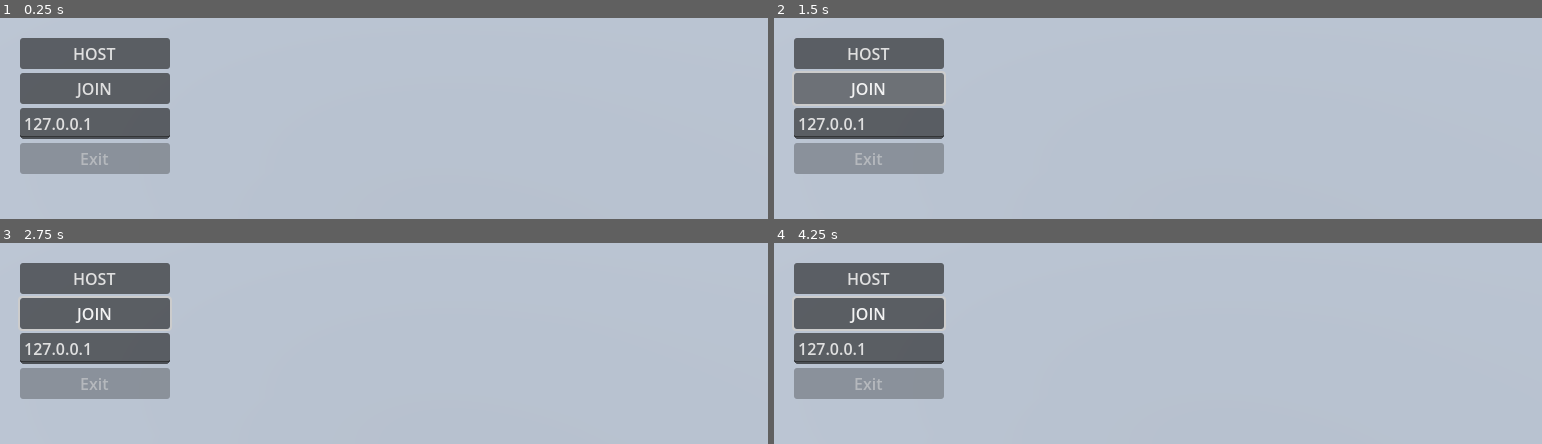
Above: before the commit, frames 1-4 (two rows, left to right).
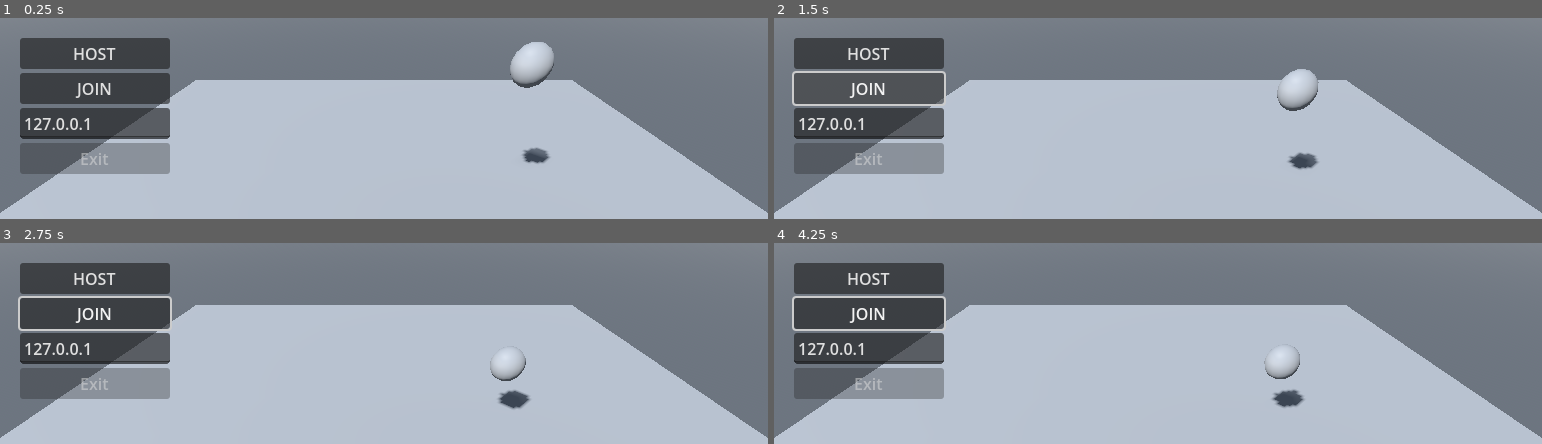
Above: after the commit, the same moments.

Repository: LeonStansfield/Basic-Godot-Multiplayer-Framework
Game: Godot game, scene res://Scenes/main.tscn
Same seed, same stepped clock (60 frames per second), same inputs: the game is played once before the commit and once after it.
Inputs (mouse positions are in pixels of both pictures, inside the frame that each line leads up to):
- Up to frame 1 (0.25 s): no input
- Up to frame 2 (1.5 s): click "HOST" at 0.5 s; click "JOIN" at 1.25 s
- Up to frame 3 (2.75 s): move the mouse to (552, 437) at 2.02 s; press the mouse at (552, 437) at 2.03 s; hold D (move_right) from 2.03 s (still down); right-click (552, 437) at 2.3 s
- Up to frame 4 (4.25 s): move the mouse to (outside the picture) at 2.77 s; release D (move_right) at 2.78 s; release the mouse at (outside the picture) at 2.78 s; hold S (move_back) 2.78-3.53 s; right-click (outside the picture) at 2.85 s; tap Middle mouse button (action_3) at 3.05 s; move the mouse to (1234, 363) at 3.52 s; hold D (move_right) from 3.53 s (still down); hold Middle mouse button (action_3) from 3.53 s (still down); click (1234, 363) at 3.8 s

The runs differ from the first frame. In frame 1, 47% of the frame differs, in the area x 0-100%, y 0-98%; in frame 2, 47%; in frame 3, 47%; in frame 4, 47%.

Commit message:
make ball pre-placed, and change player animation synchronization.

Diff:
--- a/Prefabs/ball.tscn
+++ b/Prefabs/ball.tscn
@@ -28,7 +28,7 @@
 
 [node name="Ball" type="RigidBody3D"]
 collision_layer = 4
-collision_mask = 7
+collision_mask = 15
 physics_material_override = SubResource("PhysicsMaterial_2kv05")
 script = ExtResource("1_8a2hy")
 
@@ -38,11 +38,5 @@
 [node name="MeshInstance3D" type="MeshInstance3D" parent="."]
 mesh = SubResource("SphereMesh_8a2hy")
 
-[node name="DespawnTimer" type="Timer" parent="."]
-wait_time = 5.0
-autostart = true
-
 [node name="BallSynchronizer" type="MultiplayerSynchronizer" parent="."]
 replication_config = SubResource("SceneReplicationConfig_ball")
-
-[connection signal="timeout" from="DespawnTimer" to="." method="_on_despawn_timer_timeout"]
--- a/Prefabs/player.tscn
+++ b/Prefabs/player.tscn
@@ -78,6 +78,12 @@
 properties/1/path = NodePath(".:rotation")
 properties/1/spawn = true
 properties/1/replication_mode = 1
+properties/2/path = NodePath("AnimationPlayer:current_animation")
+properties/2/spawn = true
+properties/2/replication_mode = 1
+properties/3/path = NodePath("AnimationPlayer:current_animation_position")
+properties/3/spawn = true
+properties/3/replication_mode = 1
 
 [node name="Player" type="CharacterBody3D" node_paths=PackedStringArray("camera_rig", "camera", "ball_spawn_pos", "animation_player")]
 collision_layer = 2
--- a/Scenes/main.tscn
+++ b/Scenes/main.tscn
@@ -1,10 +1,11 @@
-[gd_scene load_steps=4 format=3 uid="uid://bu8gj3f1a56e2"]
+[gd_scene load_steps=5 format=3 uid="uid://bu8gj3f1a56e2"]
 
 [ext_resource type="Script" uid="uid://clujvy1w3io0r" path="res://scripts/ui.gd" id="3_8gbba"]
 [ext_resource type="Environment" uid="uid://crcpsuceqxwoc" path="res://Assets/environment.tres" id="3_jjvhh"]
+[ext_resource type="PackedScene" uid="uid://da2cjrqbi7ywy" path="res://Prefabs/ball.tscn" id="3_kry3j"]
 
 [sub_resource type="BoxShape3D" id="BoxShape3D_bo1nx"]
-size = Vector3(100, 1, 100)
+size = Vector3(25, 1, 25)
 
 [node name="Main" type="Node3D"]
 
@@ -54,6 +55,9 @@
 
 [node name="SpawnRoot" type="Node3D" parent="World"]
 
+[node name="Ball" parent="World/SpawnRoot" instance=ExtResource("3_kry3j")]
+transform = Transform3D(1, 0, 0, 0, 1, 0, 0, 0, 1, 3.70634, 4.27647, 0)
+
 [node name="Ground" type="StaticBody3D" parent="World"]
 
 [node name="CollisionShape3D" type="CollisionShape3D" parent="World/Ground"]
@@ -62,4 +66,26 @@
 
 [node name="CSGBox3D" type="CSGBox3D" parent="World/Ground"]
 transform = Transform3D(1, 0, 0, 0, 1, 0, 0, 0, 1, 0, -0.5, 0)
-size = Vector3(100, 1, 100)
+size = Vector3(25, 1, 25)
+
+[node name="Bounds" type="StaticBody3D" parent="World"]
+
+[node name="CollisionShape3D" type="CollisionShape3D" parent="World/Bounds"]
+transform = Transform3D(1, 0, 0, 0, -4.37114e-08, -1, 0, 1, -4.37114e-08, 0, 12.5, -13)
+shape = SubResource("BoxShape3D_bo1nx")
+
+[node name="CollisionShape3D5" type="CollisionShape3D" parent="World/Bounds"]
+transform = Transform3D(1, 0, 0, 0, 1, 0, 0, 0, 1, 0, 25.5, 0)
+shape = SubResource("BoxShape3D_bo1nx")
+
+[node name="CollisionShape3D2" type="CollisionShape3D" parent="World/Bounds"]
+transform = Transform3D(1, 0, 0, 0, -4.37114e-08, -1, 0, 1, -4.37114e-08, 0, 12.5, 13)
+shape = SubResource("BoxShape3D_bo1nx")
+
+[node name="CollisionShape3D3" type="CollisionShape3D" parent="World/Bounds"]
+transform = Transform3D(-4.37114e-08, -1, 0, -4.37114e-08, 1.91069e-15, -1, 1, -4.37114e-08, -4.37114e-08, 13, 12.5, 0)
+shape = SubResource("BoxShape3D_bo1nx")
+
+[node name="CollisionShape3D4" type="CollisionShape3D" parent="World/Bounds"]
+transform = Transform3D(-4.37114e-08, -1, 0, -4.37114e-08, 1.91069e-15, -1, 1, -4.37114e-08, -4.37114e-08, -13, 12.5, 0)
+shape = SubResource("BoxShape3D_bo1nx")
--- a/project.godot
+++ b/project.godot
@@ -66,3 +66,8 @@
 "events": [Object(InputEventKey,"resource_local_to_scene":false,"resource_name":"","device":-1,"window_id":0,"alt_press …(195 unchanged characters)…
 ]
 }
+action_pickup={
+"deadzone": 0.2,
+"events": [Object(InputEventKey,"resource_local_to_scene":false,"resource_name":"","device":-1,"window_id":0,"alt_pressed":false,"shift_pressed":false,"ctrl_pressed":false,"meta_pressed":false,"pressed":false,"keycode":0,"physical_keycode":69,"key_label":0,"unicode":101,"location":0,"echo":false,"script":null)
+]
+}
--- a/scripts/ball.gd
+++ b/scripts/ball.gd
@@ -1,7 +1,4 @@
 extends RigidBody3D
 
-var forward_impulse: float = 10.0
-
 func _ready():
-	if is_multiplayer_authority():
-		apply_central_impulse(-transform.basis.z * forward_impulse)
+	pass
--- a/scripts/network_manager.gd
+++ b/scripts/network_manager.gd
@@ -56,6 +56,9 @@
 
 	# Spawn the host's player object.
 	spawn_player(1)
+
+	# Spawn a shared world ball
+	# spawn_ball(Vector3(0, 5, 0), Vector3.ZERO)
 	return OK
 
 func join_game(ip: String) -> Error:
--- a/scripts/player.gd
+++ b/scripts/player.gd
@@ -60,11 +60,9 @@
 		_handle_mouse_look(event)
 
 	if event.is_action_pressed("action_1"):
-		trigger_animation("animation_1")
+		animation_player.play("animation_1")
 	if event.is_action_pressed("action_2"):
-		trigger_animation("animation_2")
-	if event.is_action_pressed("action_3"):
-		throw_ball()
+		animation_player.play("animation_2")
 
 func _physics_process(delta: float) -> void:
 	if not is_multiplayer_authority():
@@ -105,29 +103,7 @@
 	else:
 		camera.current = false  # Remote players don't render their camera
 
-func throw_ball() -> void:
-	var pos: Vector3 = ball_spawn_pos.global_position
-	var rot: Vector3 = ball_spawn_pos.global_rotation_degrees
-	if multiplayer.is_server():
-		get_tree().get_root().get_node("NetworkManager").spawn_ball(pos, rot)
-	else:
-		rpc_id(1, "request_spawn_ball", pos, rot)
-
 @rpc("any_peer", "call_remote", "reliable")
 func request_spawn_ball(pos: Vector3, rot: Vector3) -> void:
 	if multiplayer.is_server():
 		get_tree().get_root().get_node("NetworkManager").spawn_ball(pos, rot)
-
-# Local + networked animation triggers
-func trigger_animation(animation: String) -> void:
-	play_animation(animation)
-	play_animation_remote.rpc(animation)
-
-func play_animation(animation: String) -> void:
-	if animation_player:
-		animation_player.play(animation)
-
-@rpc("any_peer", "call_remote", "reliable")
-func play_animation_remote(animation: String) -> void:
-	if animation_player:
-		animation_player.play(animation)
Not shown, changed: README.md
